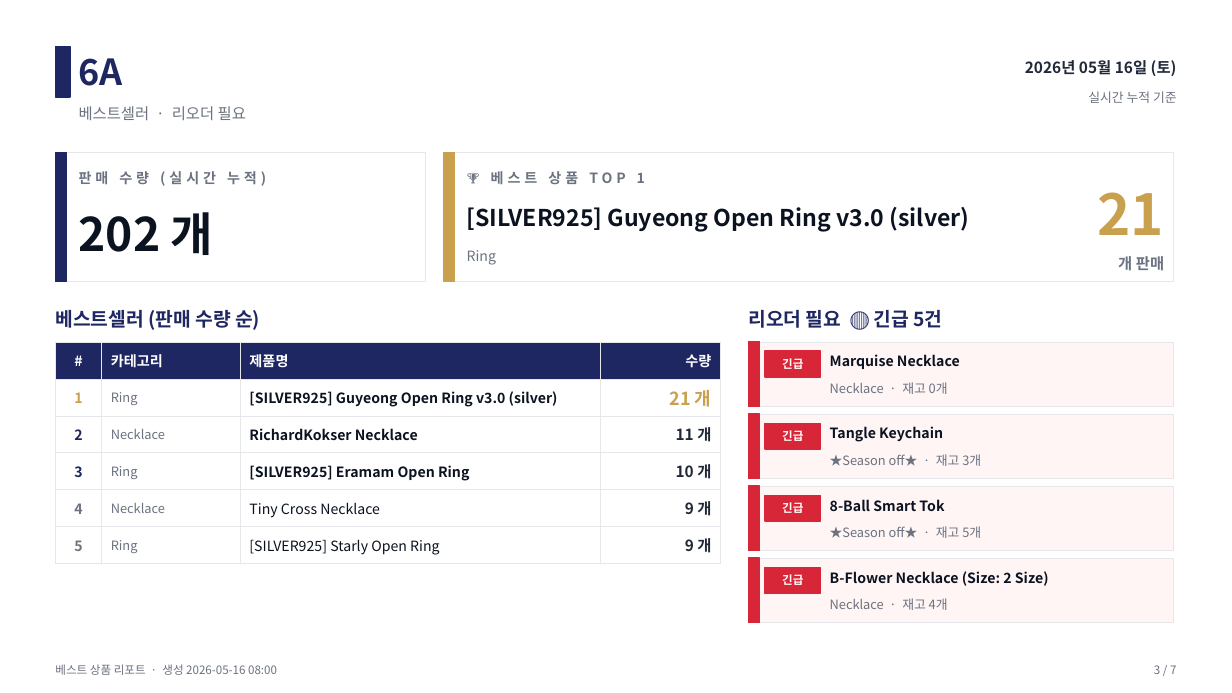
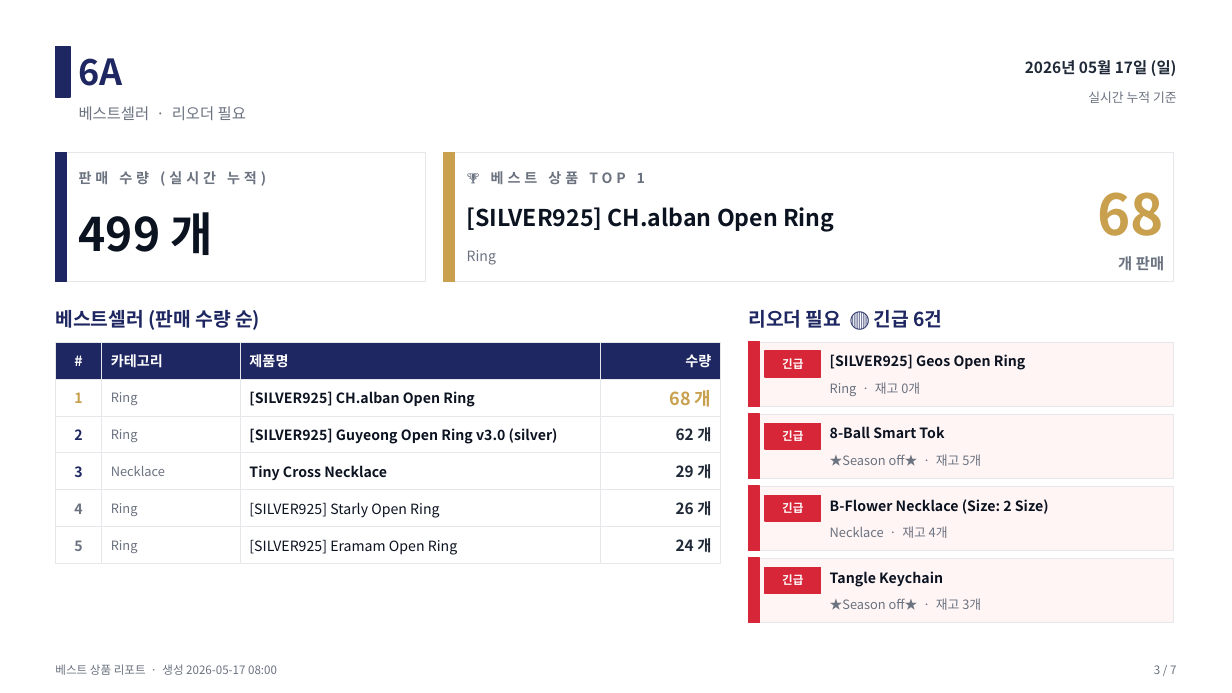
Before and after one commit to j65209/Brightbeed, a slide deck: slide 3 of data/sales-report.pptx. Drawn at 1232x693 pixels with LibreOffice and Linux fonts; fonts in the diff are those of the drawing. Boxes give left, top, right and bottom in pixels: in the first picture for what was removed or moved away, otherwise in the second. Text is boxed around its words. In the diff, an @@ line names an element or a change of style, - is before the commit and + after.

```diff
--- a/data/sales-report.pptx
+++ b/data/sales-report.pptx
@@ text at box(1025, 60, 1177, 76): text changed @@
-2026년 05월 16일 (토)
+2026년 05월 17일 (일)
@@ text at box(467, 207, 834, 232): text changed @@
-[SILVER925] Guyeong Open Ring v3.0 (silver)
+[SILVER925] CH.alban Open Ring
@@ text at box(1098, 192, 1165, 236): text changed @@
-21
+68
@@ text at box(79, 212, 214, 255): text changed @@
-202 개
+499 개
@@ text at box(748, 310, 942, 328): text changed @@
-리오더 필요 🔴 긴급 5건
+리오더 필요 🔴 긴급 6건
@@ table at box(55, 342, 721, 559) @@
-row 2, column 3: [SILVER925] Guyeong Open Ring v3.0 (silver)
+row 2, column 3: [SILVER925] CH.alban Open Ring
-row 2, column 4: 21 개
+row 2, column 4: 68 개
-row 3: 2 | Necklace | RichardKokser Necklace | 11 개
+row 3: 2 | Ring | [SILVER925] Guyeong Open Ring v3.0 (silver) | 62 개
-row 4: 3 | Ring | [SILVER925] Eramam Open Ring | 10 개
+row 4: 3 | Necklace | Tiny Cross Necklace | 29 개
-row 5: 4 | Necklace | Tiny Cross Necklace | 9 개
+row 5: 4 | Ring | [SILVER925] Starly Open Ring | 26 개
-row 6, column 3: [SILVER925] Starly Open Ring
+row 6, column 3: [SILVER925] Eramam Open Ring
-row 6, column 4: 9 개
+row 6, column 4: 24 개
@@ text at box(830, 354, 1025, 370): text changed @@
-Marquise Necklace
+[SILVER925] Geos Open Ring
@@ text at box(830, 382, 920, 396): text changed @@
-Necklace · 재고 0개
+Ring · 재고 0개
@@ text "8-Ball Smart Tok": place and size @@
-text "8-Ball Smart Tok" at box(830, 499, 944, 511)
+text "8-Ball Smart Tok" at box(830, 426, 944, 438)
@@ text at box(830, 454, 981, 466): text changed @@
-★Season off★ · 재고 3개
+★Season off★ · 재고 5개
@@ text "B-Flower Necklace (Size: 2 Size)": place and size @@
-text "B-Flower Necklace (Size: 2 Size)" at box(830, 571, 1049, 586)
+text "B-Flower Necklace (Size: 2 Size)" at box(830, 499, 1049, 514)
@@ text at box(830, 526, 948, 538): text changed @@
-★Season off★ · 재고 5개
+Necklace · 재고 4개
@@ text "Tangle Keychain": place and size @@
-text "Tangle Keychain" at box(830, 426, 943, 442)
+text "Tangle Keychain" at box(830, 571, 943, 587)
@@ text at box(830, 598, 981, 610): text changed @@
-Necklace · 재고 4개
+★Season off★ · 재고 3개
@@ text at box(55, 664, 277, 675): text changed @@
-베스트 상품 리포트 · 생성 2026-05-16 08:00
+베스트 상품 리포트 · 생성 2026-05-17 08:00
```
Also in this commit, not shown: 6 other slides changed.
